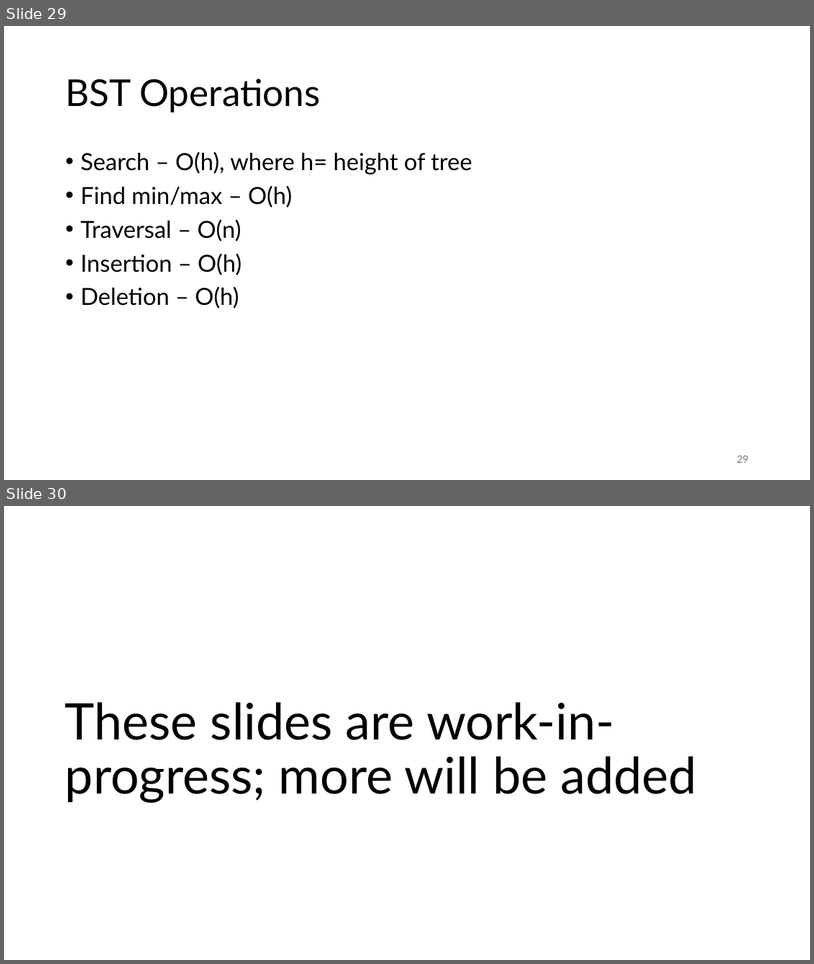
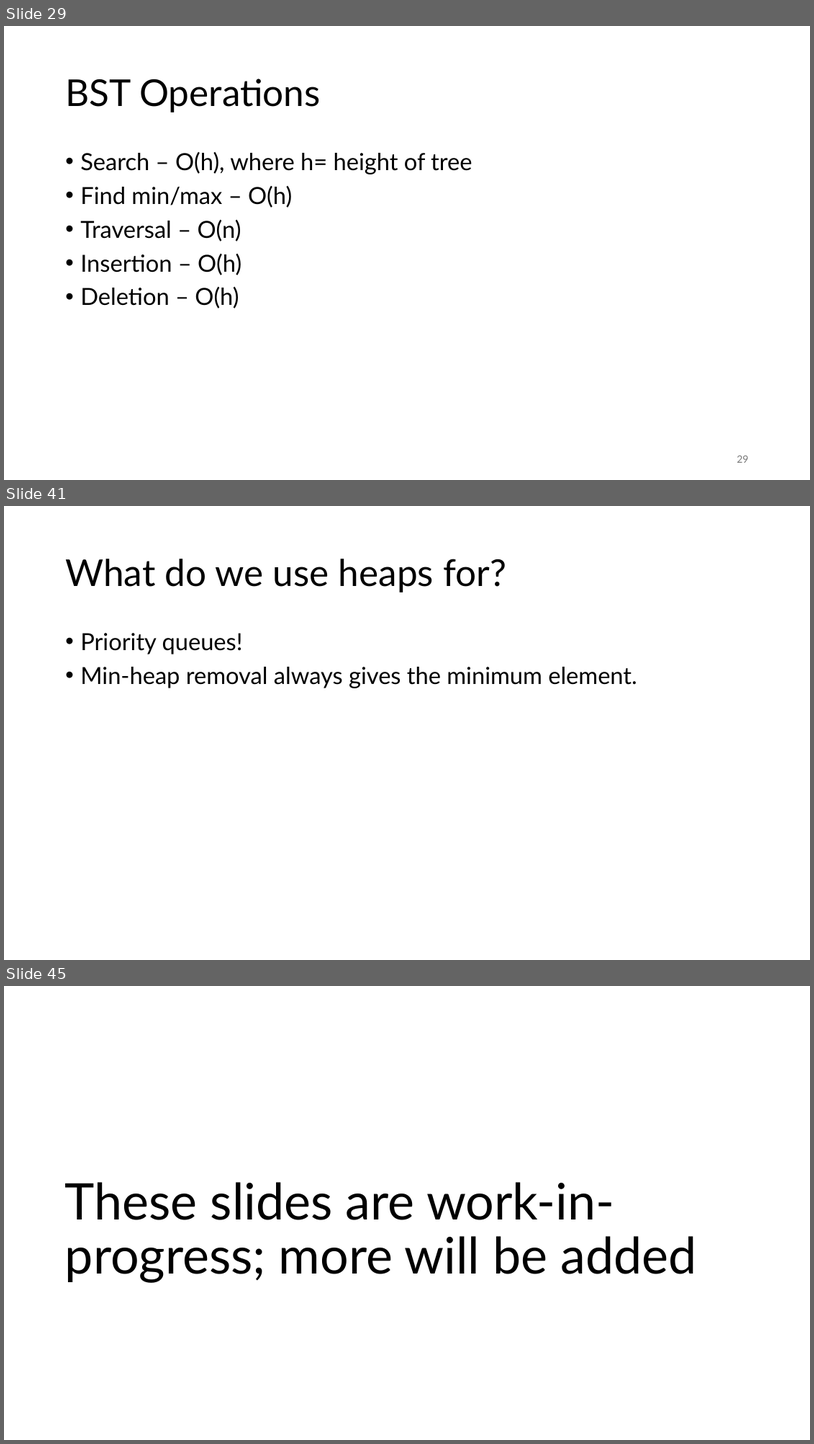
Before and after one commit to SMC-CS-374-Sp26/Unit-2-Data-Structures, a slide deck: 374 DS in detail.pptx. Shown one above the other, each under a label of ours: slides 29 and 30 before the commit, slides 29, 41 and 45 after it; the slides between them are not shown. The pictures are 814x964 and 814x1444 pixels, drawn with LibreOffice and Linux fonts; fonts in the diff are those of the drawing. Boxes give left, top, right and bottom in pixels: in the first picture for what was removed or moved away, otherwise in the second. Text is boxed around its words. In the diff, an @@ line names an element or a change of style, - is before the commit and + after.

```diff
--- a/374 DS in detail.pptx
+++ b/374 DS in detail.pptx
@@ slide 41 added at [4,506,810,960], background #FFFFFF @@
@@ title added at [65,559,507,592], 44 pt, text #000000 @@
+What do we use heaps for?
@@ text added at [80,633,638,688], 28 pt, text #000000 @@
+• Priority queues!
+• Min-heap removal always gives the minimum element.
@@ what was slide 30 is now slide 45 @@
```
Also in this commit, not shown: 14 other slides added, 1 other file.
